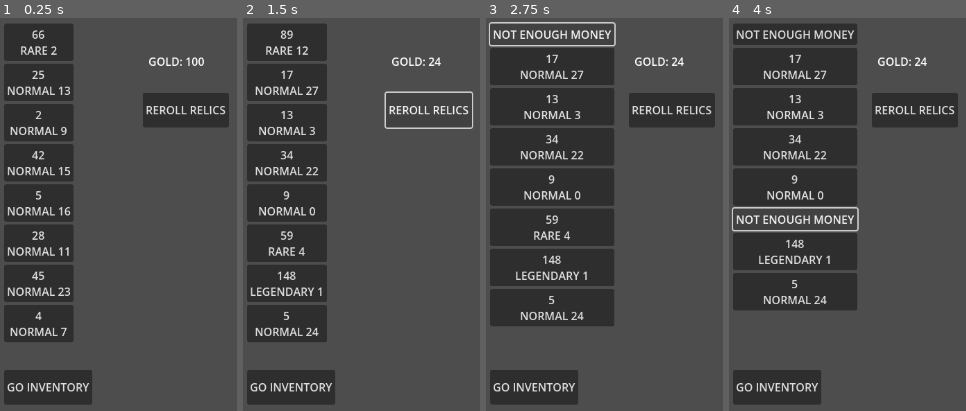
Above: before the commit, frames 1-4 (left to right).
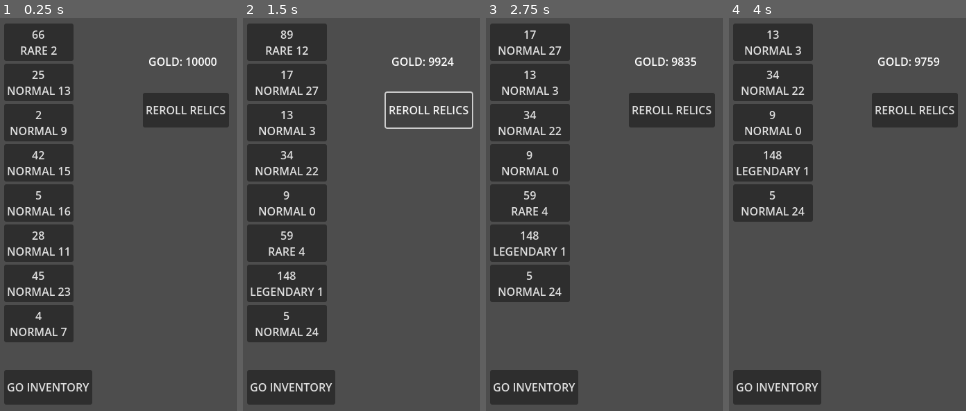
Above: after the commit, the same moments.

Repository: scy0416/The-Gambler
Game: Godot game, scene res://ShopScene/ShopScene.tscn
Same seed, same stepped clock (60 frames per second), same inputs: the game is played once before the commit and once after it. This scene is started directly instead of the project's main scene.
Inputs (mouse positions are in pixels of both pictures, inside the frame that each line leads up to):
- Up to frame 1 (0.25 s): no input
- Up to frame 2 (1.5 s): click "66 RARE 2" at 0.5 s; click "REROLL RELICS" at 1.25 s
- Up to frame 3 (2.75 s): click "89 RARE 12" at 2 s
- Up to frame 4 (4 s): click (795, 33) at 2.75 s, where only the run before the commit has a clickable "NOT ENOUGH MONEY"; click "59 RARE 4" at 3.5 s

The runs differ from the first frame. In frame 1, less than 0.1% of the frame differs, in the area x 86-92%, y 9-13%; in frame 2, 0.1%; in frame 3, 22%; in frame 4, 23%, in the area x 1-90%, y 1-75%.

Commit message:
merge전 임시 커밋

Diff:
--- a/Scripts/GameData.gd
+++ b/Scripts/GameData.gd
@@ -18,7 +18,7 @@
 # 최대 생명
 @export var max_life:int = 100
 # 돈
-@export var gold:int = 100
+@export var gold:int = 10000
 # 운명
 @export var destiny:Destiny
 # 유물
--- a/ShopScene/ShopScene.gd
+++ b/ShopScene/ShopScene.gd
@@ -8,6 +8,10 @@
 var normalChecked : Array
 var rareChecked : Array
 var legendaryChecked : Array
+
+var normalCount : int
+var rareCount : int
+var legendaryCount: int
 
 
 func _ready():
@@ -66,6 +70,24 @@
 	for i in 8:
 		var rarity = rng.randf_range(0, 1)
 		rarity = weightedRarity(rarity)
+
+
+		if(gameData.getRelics().size()
+			>= genRelics.normalRelics.size() + genRelics.rareRelics.size() + genRelics.legendaryRelics.size()):
+				break;
+
+		while(rarity == Relic.whatRare.NORMAL and normalCount >= genRelics.normalRelics.size()):
+			rarity = rng.randf_range(0, 1)
+			rarity = weightedRarity(rarity)
+
+		while(rarity == Relic.whatRare.RARE and rareCount >= genRelics.rareRelics.size()):
+			rarity = rng.randf_range(0, 1)
+			rarity = weightedRarity(rarity)
+
+		while(rarity == Relic.whatRare.LEGENDARY and legendaryCount >= genRelics.legendaryRelics.size()):
+			rarity = rng.randf_range(0, 1)
+			rarity = weightedRarity(rarity)
+
 		var foundRelic = findRelic(rarity)
 		var button = Button.new()
 		var relicGold = foundRelic.price
@@ -117,6 +139,12 @@
 		relic.button.connect("pressed", sellRelic.bind(relic))
 		$shop/relicContainer.remove_child(relic.button)
 		$inven/invenContainer.add_child(relic.button)
+		if(relic.rarity == Relic.whatRare.NORMAL):
+			normalCount += 1
+		if(relic.rarity == Relic.whatRare.RARE):
+			rareCount += 1
+		if(relic.rarity == Relic.whatRare.LEGENDARY):
+			rareCount += 1
 		if(gameData.getGold() < 10):
 			$shop/rerollB.disabled = true
 	else:
--- a/ShopScene/ShopScene.tscn
+++ b/ShopScene/ShopScene.tscn
@@ -13,6 +13,7 @@
 offset_bottom = 40.0
 
 [node name="relicContainer" type="GridContainer" parent="shop"]
+layout_mode = 0
 offset_right = 405.0
 offset_bottom = 451.0
 
@@ -45,6 +46,7 @@
 offset_bottom = 40.0
 
 [node name="invenContainer" type="GridContainer" parent="inven"]
+layout_mode = 0
 offset_right = 73.0
 offset_bottom = 58.0
 
